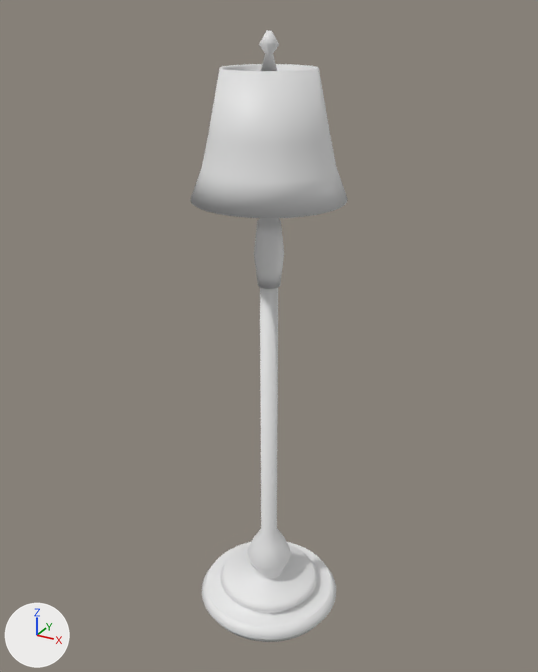
The FBX model Assets/Models/HG_Models/HG_model_newLamp.fbx: old version first, new version second.
Rendered twice from a 50 mm camera at (1.46, -2.65, 2.49) aimed at (-0.02, 0.03, 1.15). The axes (+X, +Y, +Z) are drawn at lower left. The lights are the same throughout. Where no turn or scale is listed for an object, it has been applied to the vertices. Vertices at the same position are counted once.

In view in the first picture: 'LampBody', 'lampHead'.
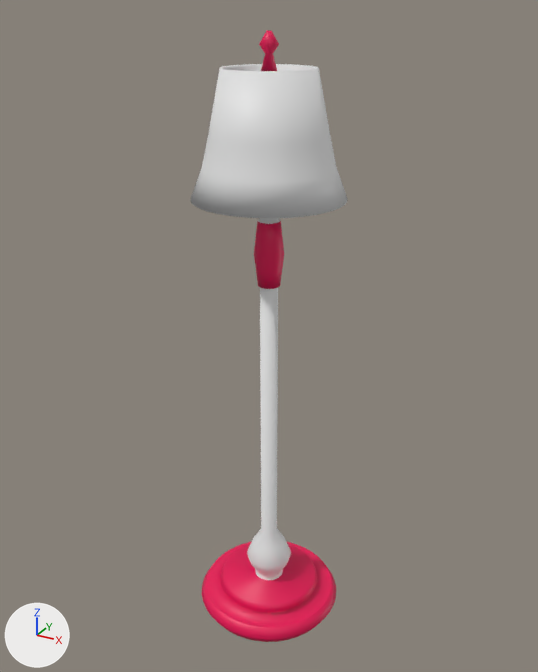
Where the newer file only moved an object's origin or applied its transform, the numbers keep the older frame.

Boxes (x1, y1, x2, y2) around the edits, measured in the pictures (538 x 672 px):
part 1 of me_cylinder, recoloured (white to pink)
    both: (202, 542, 336, 642)
part 2 of me_cylinder, recoloured (white to pink)
    both: (259, 30, 279, 71)
part 3 of me_cylinder, recoloured
    both: (254, 221, 284, 289)

What changed in the scene script:
```text
Add mat_lamp2:
    mat_lamp2 = principled_material('\\Lamp2')
    mat_lamp2.base_color = (0.8, 0.0, 0.0886)  # pink #e70054
Add mat_lamp1:
    mat_lamp1 = principled_material('Lamp1')
    mat_lamp1.base_color = (0.8, 0.8, 0.8)  # white #e7e7e7
Change me_cylinder:
    where me_cylinder.from_pydata(...)  # 960 vertices, 884 faces; spans x -0.35..0.35, y -0.35..0.35, z -0.05..2.67
    used by ob_lampbody; location = (0.0, 0.0, -0.255)
    me_cylinder part 1: all 240 faces centred in x -0.33..0.33, y -0.33..0.33, z -0.02..0.11 switch from no material to mat_lamp2 (pink #e70054)
    me_cylinder part 2: all 200 faces centred in x -0.03..0.03, y -0.03..0.03, z 2.42..2.65 switch from no material to mat_lamp2 (pink #e70054)
    me_cylinder part 3: all 160 faces centred in x -0.06..0.06, y -0.06..0.06, z 1.69..1.91 switch from no material to mat_lamp2 (pink #e70054)
    add me_cylinder.materials.append(mat_lamp1)  # white #e7e7e7
```
